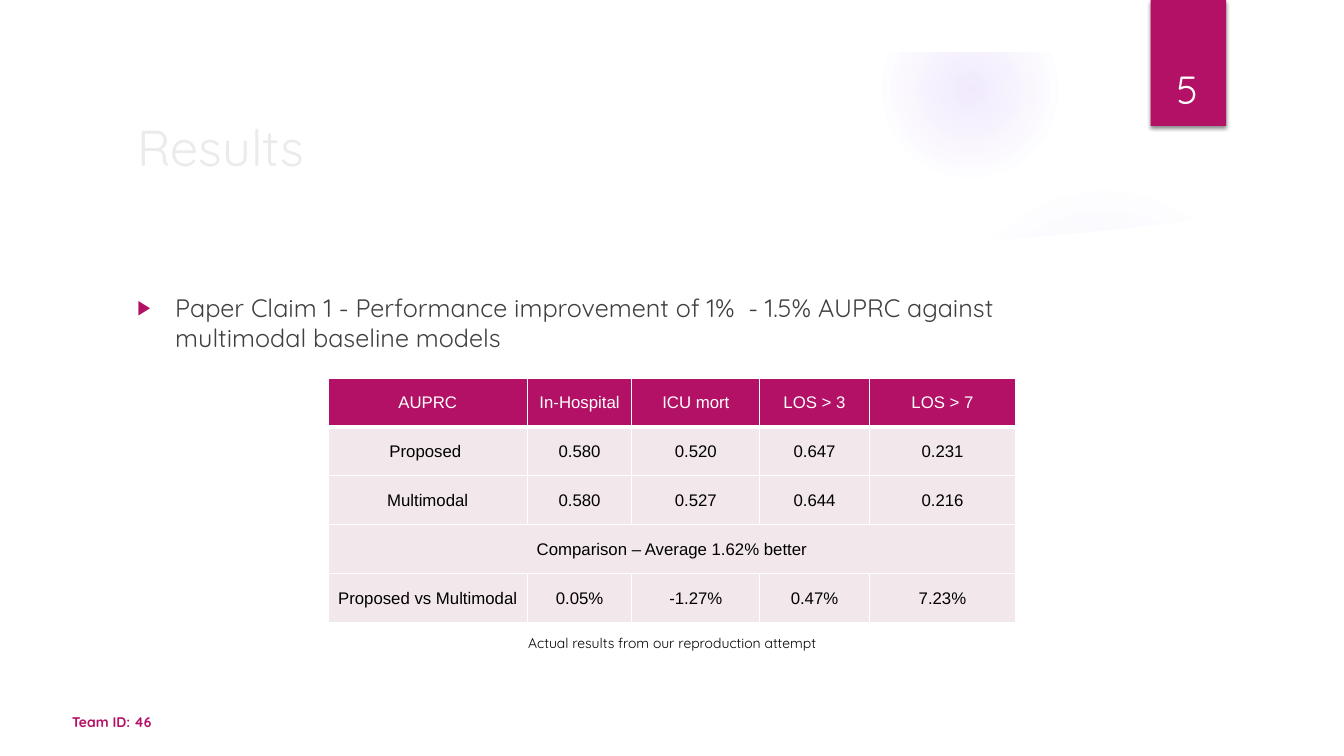
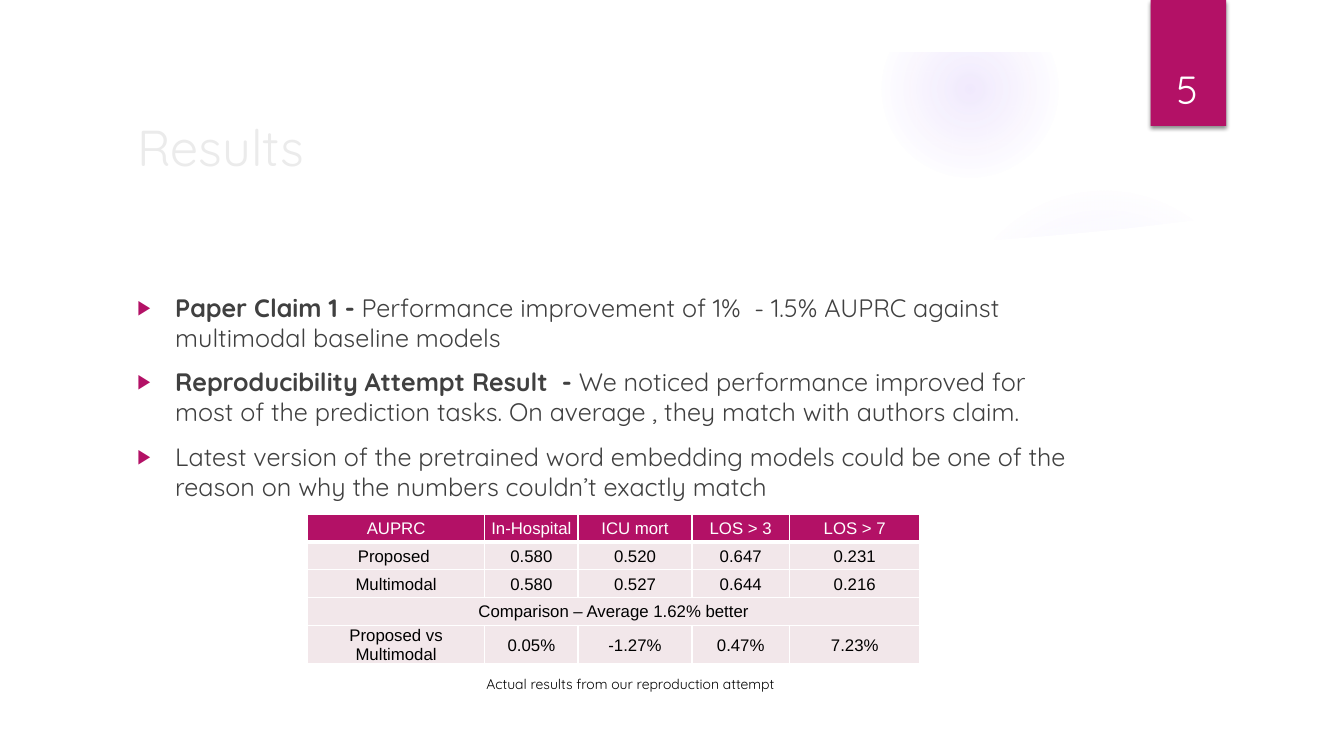
Before and after one commit to s-gopikrishnan/cs-598-dlh-final-project, a slide deck: slide 5 of report/project_presentation.pptx. Drawn at 1344x756 pixels with LibreOffice and Linux fonts; fonts in the diff are those of the drawing; background and template pictures are left out. Boxes give left, top, right and bottom in pixels: in the first picture for what was removed or moved away, otherwise in the second. Text is boxed around its words. In the diff, an @@ line names an element or a change of style, - is before the commit and + after.

```diff
--- a/report/project_presentation.pptx
+++ b/report/project_presentation.pptx
@@ text at <box>175,298,999,348</box>: bold on in "Paper Claim 1 -" @@
@@ text at <box>175,372,1066,501</box>: paragraphs added @@
+▶ Reproducibility Attempt Result - We noticed performance improved for most of the prediction tasks. On average , they match with authors claim.
+▶ Latest version of the pretrained word embedding models could be one of the reason on why the numbers couldn’t exactly match
@@ table: place and size @@
-table at <box>329,378,1016,622</box>
+table at <box>308,514,921,667</box>
@@ text "Actual results from our reproduction ...": place and size @@
-text "Actual results from our reproduction ..." at <box>528,637,816,651</box>
+text "Actual results from our reproduction ..." at <box>486,678,774,692</box>
@@ text removed at <box>72,717,152,727</box> @@
-Team ID: 46
```
Also in this commit, not shown: 7 other slides changed, 1 other file.
